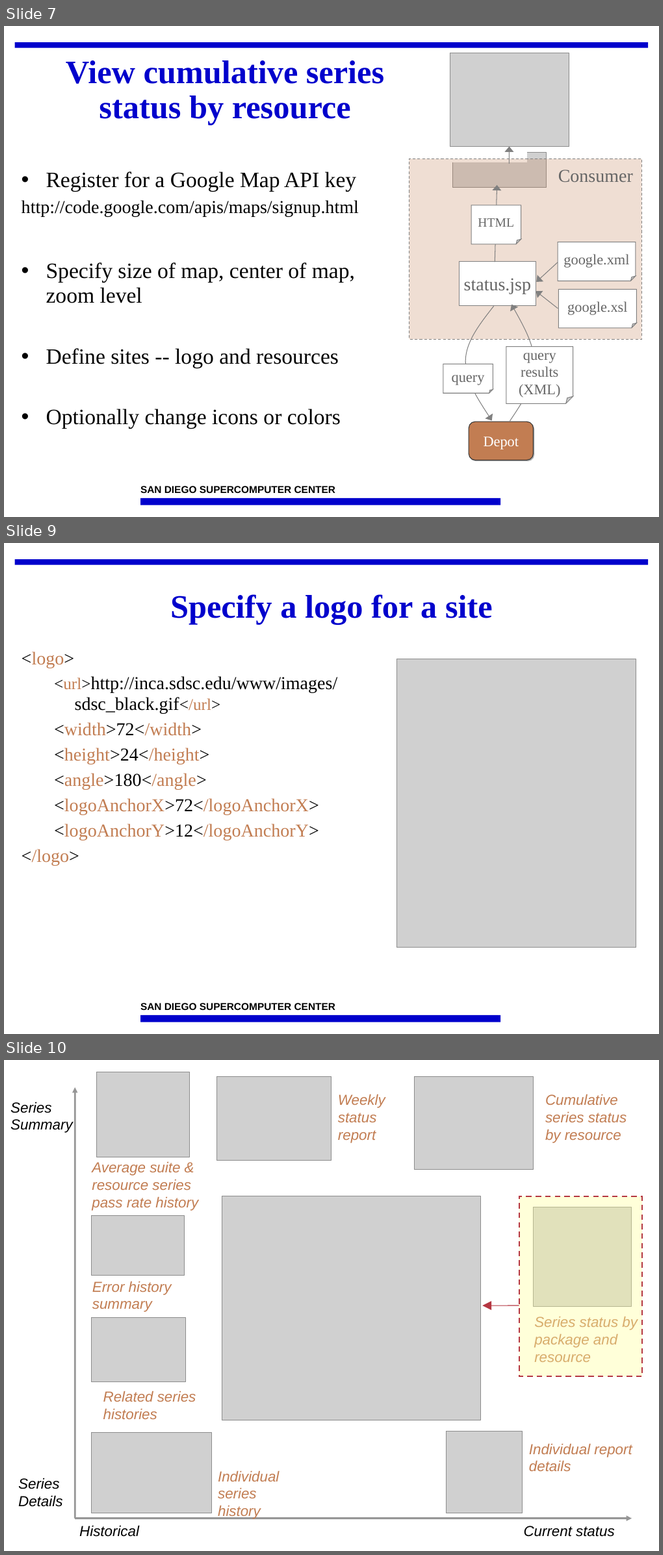
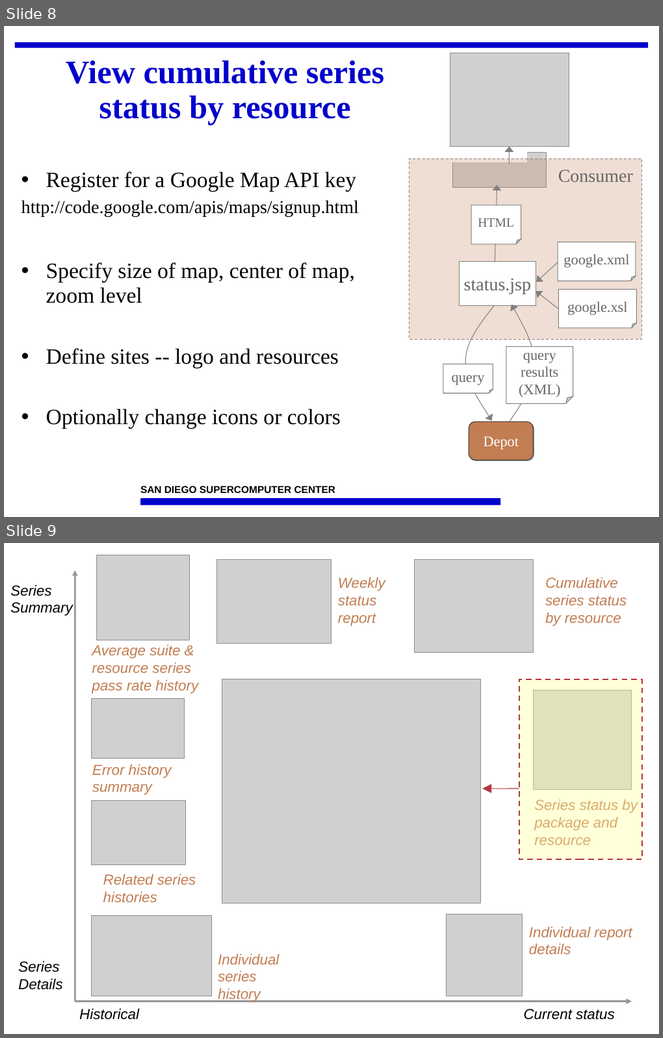
Before and after one commit to IncaProject/inca-xsede, a slide deck: talks/2010/2010workshop/consumer.ppt. Shown one above the other, each under a label of ours: slides 7, 9 and 10 before the commit, slides 8 and 9 after it; the slides between them are not shown. The pictures are 663x1555 and 663x1038 pixels, drawn with LibreOffice and Linux fonts; fonts in the diff are those of the drawing; grey boxes stand for pictures; background and template pictures are left out. Boxes give left, top, right and bottom in pixels: in the first picture for what was removed or moved away, otherwise in the second. Text is boxed around its words. In the diff, an @@ line names an element or a change of style, - is before the commit and + after.

```diff
--- a/talks/2010/2010workshop/consumer.ppt
+++ b/talks/2010/2010workshop/consumer.ppt
@@ slide 9 removed at (4,543,659,1034), background #FFFFFF; not listed: 3 template elements that a slide beside it also shows @@
@@ title removed at (170,594,493,625) @@
-Specify a logo for a site
@@ text removed at (22,652,338,865) @@
-<logo>
-  <url>http://inca.sdsc.edu/www/images/sdsc_black.gif</url>
-  <width>72</width>
-  <height>24</height>
-  <angle>180</angle>
-  <logoAnchorX>72</logoAnchorX>
-  <logoAnchorY>12</logoAnchorY>
-</logo>
@@ picture removed at (397,659,636,948) @@
@@ what was slide 7 is now slide 8 @@
@@ what was slide 10 is now slide 9 @@
```
Also in this commit, not shown: 5 slides changed, 7 slides added, 5 other slides removed.
